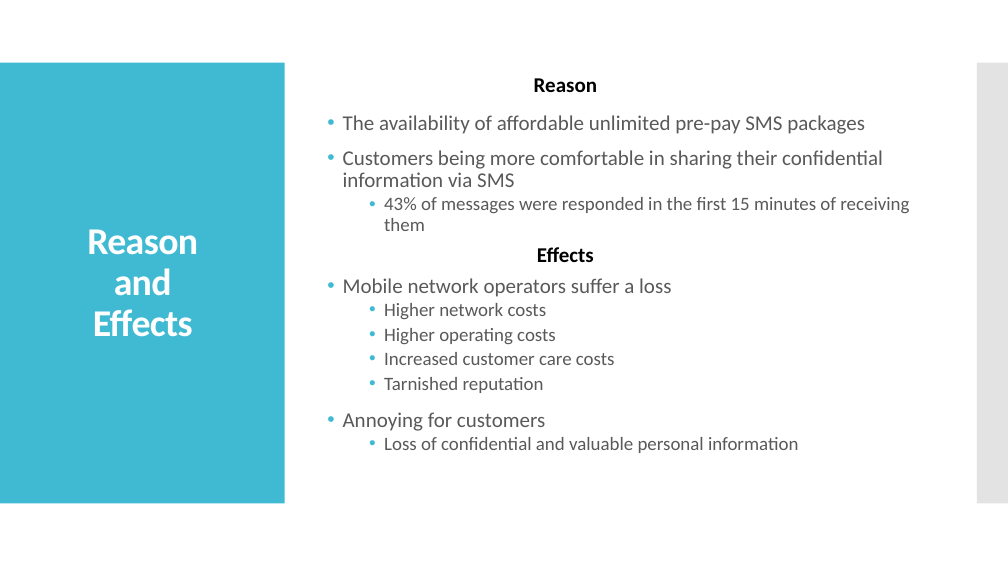
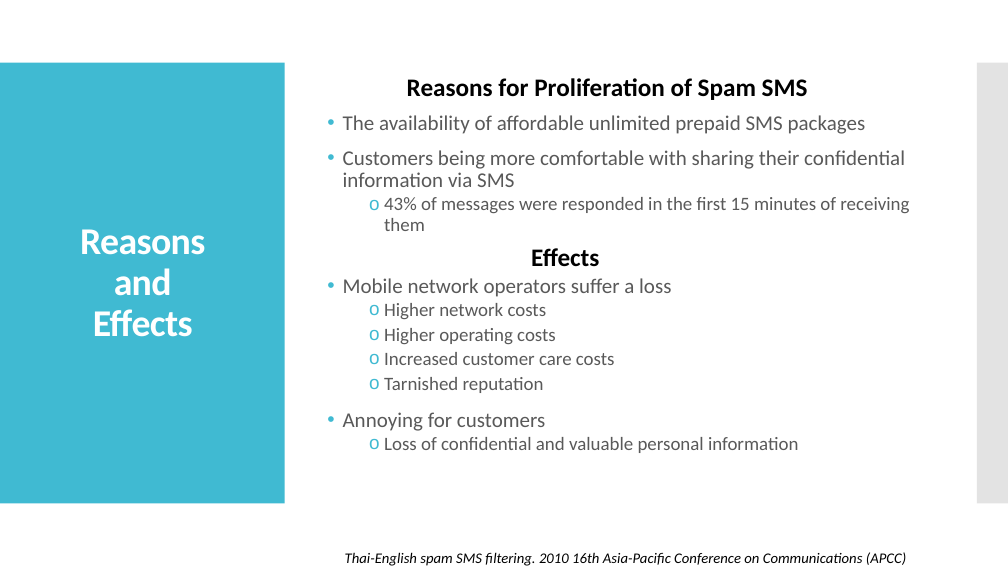
Before and after one commit to HarshitaJain0905/SMS_Spam_701, a slide deck: slide 3 of IFN701 PPT Week12.pptx. Drawn at 1008x567 pixels with LibreOffice and Linux fonts; fonts in the diff are those of the drawing. Boxes give left, top, right and bottom in pixels: in the first picture for what was removed or moved away, otherwise in the second. Text is boxed around its words. In the diff, an @@ line names an element or a change of style, - is before the commit and + after.

```diff
--- a/IFN701 PPT Week12.pptx
+++ b/IFN701 PPT Week12.pptx
@@ text at [407,78,808,100]: text changed; size 20 to 24 pt @@
-Reason
+Reasons for Proliferation of Spam SMS
@@ text at [343,115,905,187]: text changed @@
-• The availability of affordable unlimited pre-pay SMS packages
-• Customers being more comfortable in sharing their confidential information via SMS
+• The availability of affordable unlimited prepaid SMS packages
+• Customers being more comfortable with sharing their confidential information via SMS
@@ text at [384,197,909,453]: bullet • to o @@
@@ title at [80,229,205,337]: text changed @@
-Reason
-and
-Effects
+Reasons
+and
+Effects
@@ text "Effects" at [531,248,599,267]: size 20 to 24 pt @@
@@ text added at [345,552,906,566], 14 pt, text #000000, italic @@
+Thai-English spam SMS filtering. 2010 16th Asia-Pacific Conference on Communications (APCC)
```
Also in this commit, not shown: 14 other slides changed, 2 slides added, 4 slides removed.
